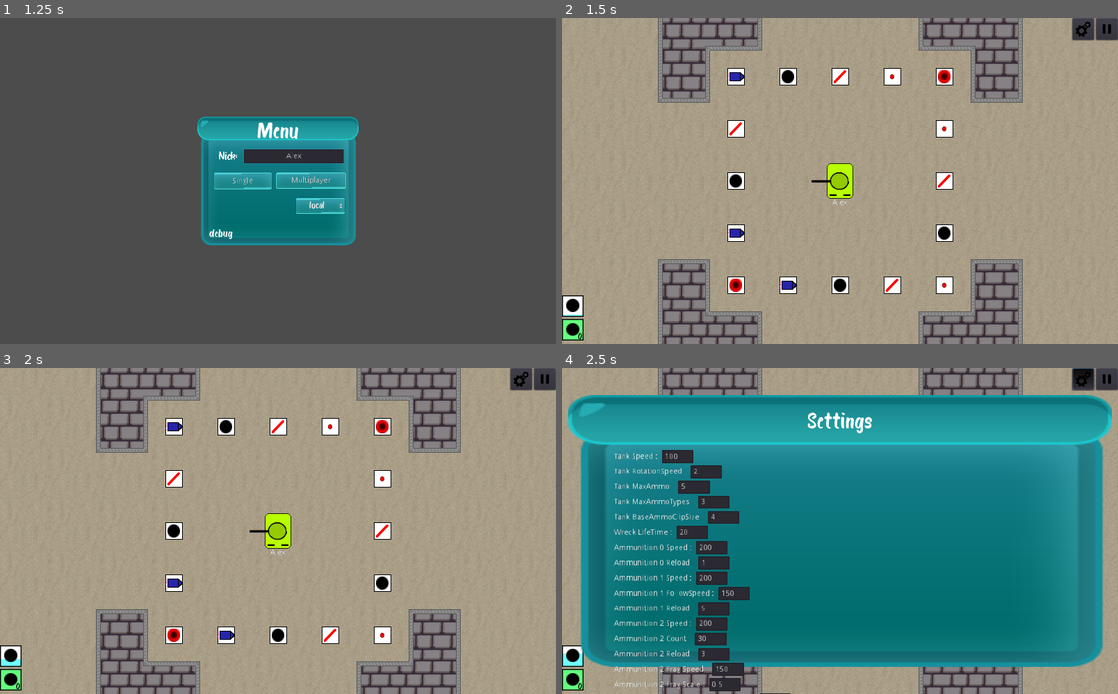
Above: before the commit, frames 1-4 (two rows, left to right).
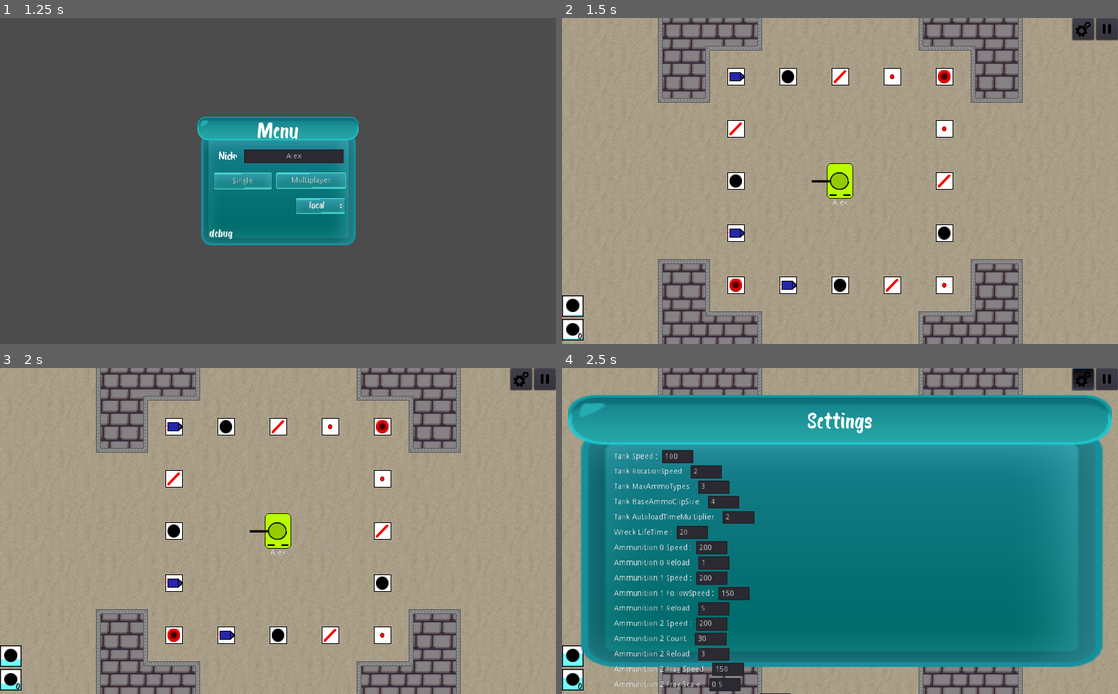
Above: after the commit, the same moments.

Repository: mm-102/godot_tanks
Game: Godot game, scene res://GameModeMaster.tscn
Same seed, same stepped clock (60 frames per second), same inputs: the game is played once before the commit and once after it.
Inputs (mouse positions are in pixels of both pictures, inside the frame that each line leads up to):
- Up to frame 1 (1.25 s): click (294, 154) at 0.52 s; type "Alex" at 0.6 s
- Up to frame 2 (1.5 s): click "Single" at 1.25 s
- Up to frame 3 (2 s): no input
- Up to frame 4 (2.5 s): click (1084, 377) at 2 s

Frame 1 is identical in both runs. In frame 2, 0.2% of the frame differs, in the area x 0-4%, y 92-99%; in frame 3, 0.2%; in frame 4, 1.1%, in the area x 0-35%, y 34-99%.

Commit message:
Fix some minor bugs - see modified files

Diff:
--- a/Global/GameSettings.gd
+++ b/Global/GameSettings.gd
@@ -54,9 +54,9 @@
 const DEFAULT = {
 	["Tank", "Speed"]: 100.0,
 	["Tank", "RotationSpeed"]: 2.0,
-	["Tank", "MaxAmmo"]: 5,
 	["Tank", "MaxAmmoTypes"]: 3,
 	["Tank", "BaseAmmoClipSize"]: 4,
+	["Tank", "AutoloadTimeMultiplier"]: 2,
 
 	["Wreck", "LifeTime"]: 20,
 
@@ -104,6 +104,7 @@
 		"BaseAmmoType" : null,
 		"MaxAmmoTypes" : null, # including default bullet
 		"BaseAmmoClipSize" : null,
+		"AutoloadTimeMultiplier" : null,
 	},
 	"Wreck": {
 		"LifeTime" : null,
--- a/Player/Player_GUI/AmmoSlots/AmmoSlots.gd
+++ b/Player/Player_GUI/AmmoSlots/AmmoSlots.gd
@@ -26,7 +26,11 @@
 			GameSettings.Dynamic.Ammunition[GameSettings.Dynamic.Tank.BaseAmmoType].Reload
 		])
 	else:
-		$AmmoSlots.get_node(type).set_is_selected(false)
+		change_selection([
+			BASE_SLOT,
+			GameSettings.Dynamic.Ammunition[GameSettings.Dynamic.Tank.BaseAmmoType].Reload \
+			* GameSettings.Dynamic.Tank.AutoloadTimeMultiplier
+		])
 	if amount_left != INF:
 		$AmmoSlots.get_node(type).set_left_ammo(amount_left)
 
@@ -39,7 +43,8 @@
 		new_slot.setup(type, amount_left)
 		$AmmoSlots.add_child(new_slot)
 		if get_child_count() == 1:
-			change_selection([0, 0.1])
+			change_selection([0, GameSettings.Dynamic.Ammunition[GameSettings.Dynamic.Tank.BaseAmmoType].Reload \
+			* GameSettings.Dynamic.Tank.AutoloadTimeMultiplier])
 			var autoload_slot = SLOT_BASE_TSCN.instance()
 			autoload_slot.setup(type, INF)
 			autoload_slot.name = "Autoload"
--- a/Player/Player_GUI/GUI.tscn
+++ b/Player/Player_GUI/GUI.tscn
@@ -11,7 +11,6 @@
 [sub_resource type="StyleBoxEmpty" id=1]
 
 [node name="GUI" type="PanelContainer"]
-pause_mode = 2
 process_priority = 1
 anchor_right = 1.0
 anchor_bottom = 1.0
@@ -19,8 +18,10 @@
 custom_styles/panel = SubResource( 1 )
 
 [node name="Ammunition" parent="." instance=ExtResource( 1 )]
+margin_top = 510.0
 
 [node name="Scoreboard" parent="." instance=ExtResource( 6 )]
+pause_mode = 2
 visible = false
 anchor_right = 0.0
 anchor_bottom = 0.0
@@ -32,12 +33,14 @@
 size_flags_vertical = 6
 
 [node name="BattleTimers" parent="." instance=ExtResource( 2 )]
+pause_mode = 2
 anchor_right = 0.0
 anchor_bottom = 0.0
 margin_right = 1024.0
 margin_bottom = 600.0
 
 [node name="UpgradeSelector" parent="." instance=ExtResource( 4 )]
+pause_mode = 2
 visible = false
 anchor_right = 0.0
 anchor_bottom = 0.0
@@ -45,6 +48,7 @@
 margin_bottom = 600.0
 
 [node name="EventLog" type="VBoxContainer" parent="."]
+pause_mode = 2
 margin_left = 624.0
 margin_top = 100.0
 margin_right = 1024.0
--- a/Player/Projectiles/LaserBeam.gd
+++ b/Player/Projectiles/LaserBeam.gd
@@ -20,9 +20,9 @@
 	point_rotation = bullet_data.R
 
 func _on_Tween_tween_all_completed():
-	var player = get_node_or_null(player_path)
-	if !(player == null):
-		player.ammo_left += 1
+#	var player = get_node_or_null(player_path)
+#	if !(player == null):
+#		player.ammo_left += 1
 	queue_free()
 
 func _ready():
--- a/Player/Projectiles/Projectile.gd
+++ b/Player/Projectiles/Projectile.gd
@@ -61,9 +61,9 @@
 	die()
 
 func die():
-	var player = get_node_or_null(player_path)
-	if !(player == null):
-		player.ammo_left += 1
+#	var player = get_node_or_null(player_path)
+#	if !(player == null):
+#		player.ammo_left += 1
 	queue_free()
 
 func kill_on_singleplayer(body):
--- a/Player/Tank/Tank.gd
+++ b/Player/Tank/Tank.gd
@@ -10,8 +10,6 @@
 var RNG = RandomNumberGenerator.new()
 var old_sound=4
 
-
-var ammo_left = GameSettings.Dynamic.Tank.MaxAmmo
 var special_ammo
 
 # Defined in code
@@ -64,7 +62,6 @@
 
 
 func setup_multi(player_data, local_player_name):
-	ammo_left = s.MaxAmmo
 	set_name(str(player_data.ID))
 	set_position(player_data.P)
 	if local_player_name.empty():
@@ -72,7 +69,8 @@
 	set_display_name(local_player_name)
 
 func reset_autoload_timer():
-	var load_time = GameSettings.Dynamic.Ammunition[s.BaseAmmoType].Reload * 2
+	var load_time = GameSettings.Dynamic.Ammunition[s.BaseAmmoType].Reload\
+	* s.AutoloadTimeMultiplier
 	autoload_timer_n.start(load_time)
 	emit_signal("special_ammo_event", "reset_autoload", [load_time])
 
@@ -82,9 +80,6 @@
 	if special_ammo[0].amount < s.BaseAmmoClipSize:
 		special_ammo[0].amount += 1
 		emit_signal("special_ammo_event", "pick_up" , [s.BaseAmmoType, special_ammo[0].amount])
-		if ammo_slot == 0 and special_ammo[0].amount == 1:
-			emit_signal("special_ammo_event", "change_selection" , [\
-				s.BaseAmmoType, GameSettings.Dynamic.Ammunition[s.BaseAmmoType].Reload])
 
 func pick_up_ammo_box(type):
 	if type == s.BaseAmmoType:
@@ -251,10 +246,10 @@
 
 func shot_successful():
 	special_ammo[ammo_slot].amount -= 1
-	ammo_left -= 1
 	_update_slots_after_shoot()
 	slot_locked = false
-	reset_autoload_timer()
+	if ammo_slot == 0:
+		reset_autoload_timer()
 	if ammo_slot == 0 and special_ammo[0].amount == 0:
 		reload_timer_n.start(autoload_timer_n.time_left)
 	else:
--- a/Player/Tank/Tank.tscn
+++ b/Player/Tank/Tank.tscn
@@ -158,7 +158,6 @@
 
 [node name="BaseTypeAutoloadTimer" type="Timer" parent="."]
 one_shot = true
-autostart = true
 
 [connection signal="ready" from="." to="CanvasLayer/CenterPosition/PlayerIndicators" method="_on_Tank_ready"]
 [connection signal="timeout" from="CanvasLayer/CenterPosition/PlayerIndicators/RefreshTimer" to="CanvasLayer/CenterPosition/PlayerIndicators" method="_on_RefreshTimer_timeout"]
